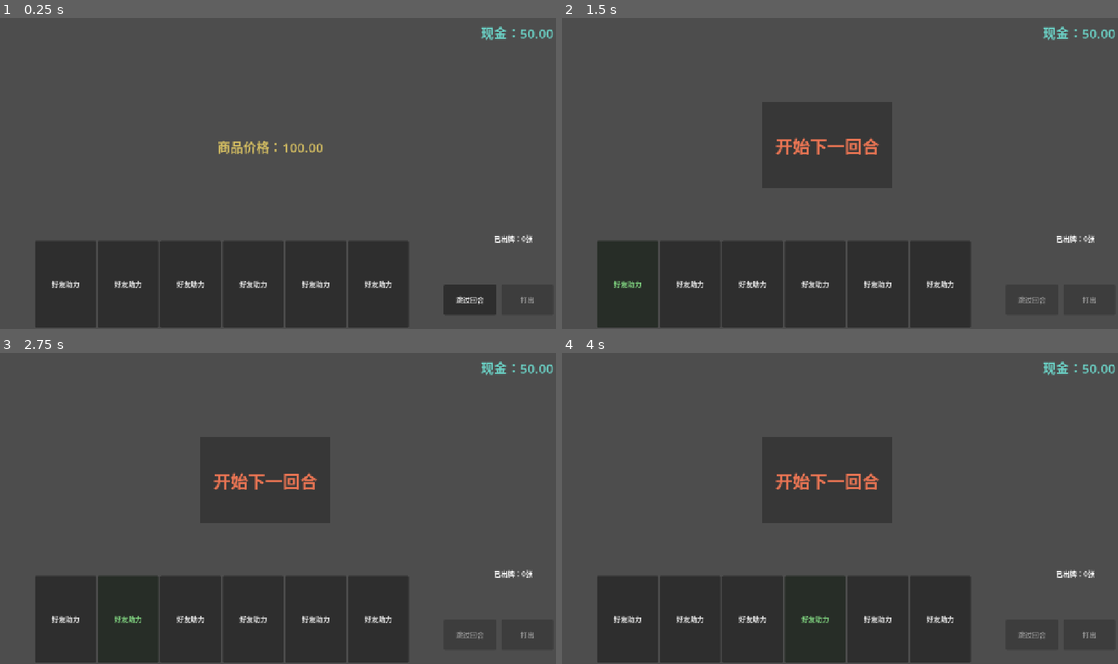
Above: before the commit, frames 1-4 (two rows, left to right).
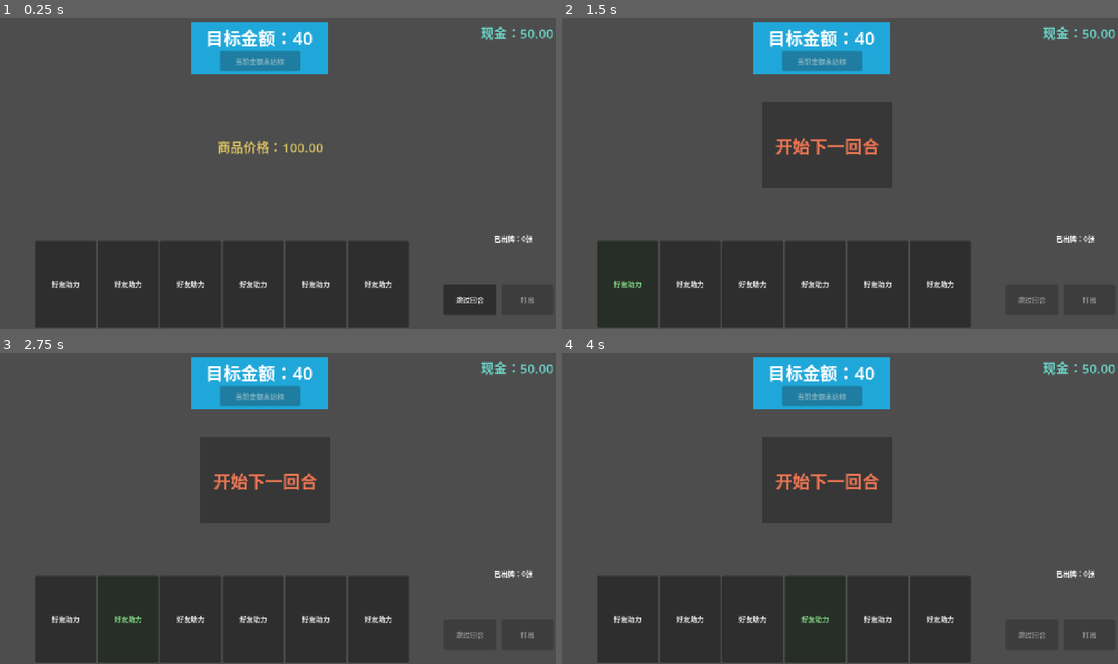
Above: after the commit, the same moments.

Repository: Psi-Dean/ProjectCutOff
Game: Godot game, scene res://scenes/main.tscn
Two runs of this game, one before a commit and one after it. Both use one fixed random seed, a clock stepped at 60 frames per second and the inputs below.
Inputs:
- Up to frame 1 (0.25 s): no input
- Up to frame 2 (1.5 s): click "跳过回合" at 0.5 s; click "好友助力" at 1.25 s
- Up to frame 3 (2.75 s): click "好友助力" at 2 s
- Up to frame 4 (4 s): click "好友助力" at 2.75 s; click "好友助力" at 3.5 s

The runs differ from the first frame. In frame 1, 4.1% of the frame differs, in the area x 34-59%, y 1-19%; in frame 2, 4.1%; in frame 3, 4.1%; in frame 4, 4.1%.

Commit message:
# 调整支付按钮

Diff:
--- a/scenes/main.tscn
+++ b/scenes/main.tscn
@@ -10,6 +10,12 @@
 
 [sub_resource type="StyleBoxFlat" id="StyleBoxFlat_0wfyh"]
 bg_color = Color(1, 1, 1, 1)
+
+[sub_resource type="StyleBoxFlat" id="StyleBoxFlat_jyhfs"]
+bg_color = Color(0.1254902, 0.654902, 0.8509804, 1)
+
+[sub_resource type="StyleBoxFlat" id="StyleBoxFlat_tbgi4"]
+bg_color = Color(0.1251336, 0.65457064, 0.8498899, 1)
 
 [node name="Main" type="Node2D" unique_id=1718215227]
 
@@ -137,18 +143,21 @@
 
 [node name="PayPanel" type="Panel" parent="UI" unique_id=1765115223]
 layout_mode = 0
-offset_left = 865.0
-offset_top = 115.0
-offset_right = 1265.0
-offset_bottom = 272.0
+offset_left = 441.0
+offset_top = 12.0
+offset_right = 755.0
+offset_bottom = 133.0
+theme_override_styles/panel = SubResource("StyleBoxFlat_jyhfs")
 
 [node name="PayText" type="Label" parent="UI/PayPanel" unique_id=1942369347]
 layout_mode = 0
-offset_left = 16.0
-offset_top = 19.0
-offset_right = 386.0
-offset_bottom = 96.0
-text = "已达到商品可支付金额，是否购买？"
+offset_left = 4.0
+offset_top = 5.0
+offset_right = 309.0
+offset_bottom = 67.0
+theme_override_font_sizes/font_size = 40
+theme_override_styles/normal = SubResource("StyleBoxFlat_tbgi4")
+text = "目标金额：40"
 horizontal_alignment = 1
 vertical_alignment = 1
 autowrap_mode = 3
@@ -156,18 +165,10 @@
 [node name="PayConfirm" type="Button" parent="UI/PayPanel" unique_id=1072457346]
 layout_mode = 0
 offset_left = 65.0
-offset_top = 108.0
-offset_right = 155.0
-offset_bottom = 148.0
+offset_top = 68.0
+offset_right = 250.0
+offset_bottom = 114.0
 text = "是"
-
-[node name="PayDeny" type="Button" parent="UI/PayPanel" unique_id=884944724]
-layout_mode = 0
-offset_left = 243.0
-offset_top = 108.0
-offset_right = 333.0
-offset_bottom = 148.0
-text = "否"
 
 [node name="GameManager" type="Node" parent="." unique_id=407209934]
 script = ExtResource("1_o5qli")
@@ -177,4 +178,3 @@
 [connection signal="pressed" from="UI/DrawCardButton" to="GameManager" method="_on_draw_card_button_pressed"]
 [connection signal="pressed" from="UI/NextRoundButton" to="GameManager" method="_on_next_round_pressed"]
 [connection signal="pressed" from="UI/PayPanel/PayConfirm" to="GameManager" method="_on_pay_confirm_pressed"]
-[connection signal="pressed" from="UI/PayPanel/PayDeny" to="GameManager" method="_on_pay_deny_pressed"]
--- a/scripts/game_manager.gd
+++ b/scripts/game_manager.gd
@@ -9,11 +9,14 @@
 @onready var skip_button: Button = $"../UI/SkipButton"
 @onready var player_money: Label = $"../UI/PlayerMoney"
 @onready var pay_panel: Panel = $"../UI/PayPanel"
+@onready var pay_confirm: Button = $"../UI/PayPanel/PayConfirm"
+@onready var pay_text: Label = $"../UI/PayPanel/PayText"
 
 
 const CardsData = preload("res://scripts/cards_data.gd")
 var current_price:float = 100.00
 var current_money:float = 50.00
+var goal_price:float = 40.00
 var is_gameover:bool = false
 var card_buttons:Array = []
 
@@ -104,10 +107,12 @@
 		skip_button.disabled = false
 	else:
 		skip_button.disabled = true
-	if(is_payable):
-		pay_panel.visible = true
-	else:
-		pay_panel.visible = false
+	if(is_payable && !is_gameover):
+		pay_confirm.disabled = false
+		update_pay_confirm_text()
+	else:
+		pay_confirm.disabled = true
+		update_pay_confirm_text()
 
 func play_card():
 	if (is_gameover):
@@ -215,7 +220,7 @@
 func check_player_money():
 	# 判断是否游戏结束、回合结束、现金是否满足
 	if (!is_gameover and !is_end_turn):
-		if(current_price > current_money):
+		if(current_price > goal_price && current_price > current_money):
 			is_payable = false
 		else:
 			is_payable = true
@@ -233,14 +238,16 @@
 		is_end_turn = true
 		update_play_state()
 
-
+func update_pay_confirm_text():
+	if(is_payable):
+		pay_confirm.text = "%s" % ["购买"]
+	else:
+		pay_confirm.text = "%s" % ["当前金额未达标"]
 
 func _on_pay_confirm_pressed() -> void:
 	current_money -= current_price
-	update_cards_display()
-	update_play_state()
-	update_play_times()
-	update_price_display()
-
-func _on_pay_deny_pressed() -> void:
-	pay_panel.visible = false
+	is_gameover = true
+	update_cards_display()
+	update_play_state()
+	update_play_times()
+	update_price_display()
